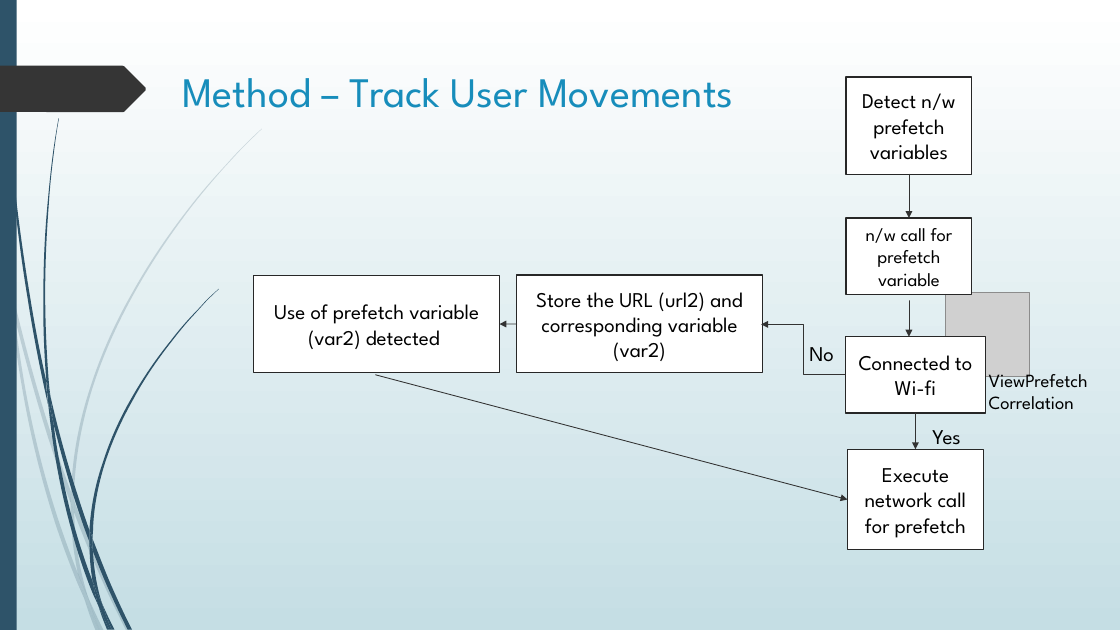
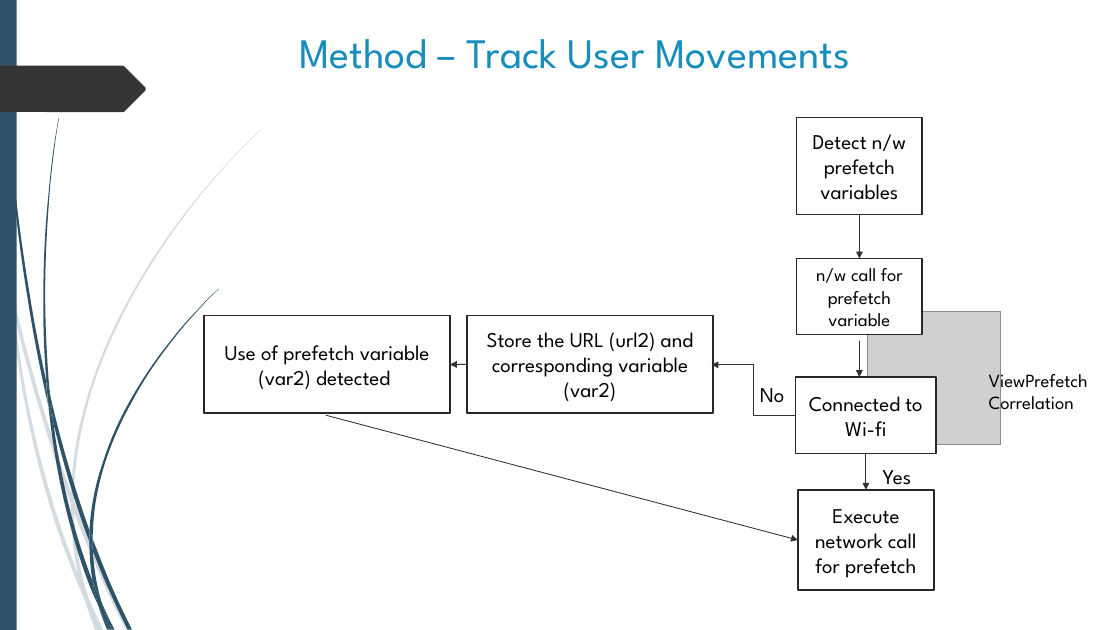
Before and after one commit to shahamish150294/PrefetchProcrastinatorAndroid, a slide deck: slide 7 of Prefetch Procrastinator Final Presentation.pptx (slide 13 before the commit). Drawn at 1120x630 pixels with LibreOffice and Linux fonts; fonts in the diff are those of the drawing; grey boxes stand for pictures. Boxes give left, top, right and bottom in pixels: in the first picture for what was removed or moved away, otherwise in the second. Text is boxed around its words. In the diff, an @@ line names an element or a change of style, - is before the commit and + after.

```diff
--- a/Prefetch Procrastinator Final Presentation.pptx
+++ b/Prefetch Procrastinator Final Presentation.pptx
@@ background gradient #FFFFFF to #C5DEE5 to #FFFFFF @@
@@ title "Method – Track User Movements": place and size @@
-title "Method – Track User Movements" at (182, 78, 733, 108)
+title "Method – Track User Movements" at (299, 39, 850, 69)
@@ title "Method – Track User Movements" at (299, 39, 850, 69): alignment left to centre @@
@@ picture: place and size @@
-picture at (946, 293, 1030, 377)
+picture at (868, 312, 1001, 444)
@@ 6 rectangles, 5 arrows, 2 texts, 1 elbow arrow: place and size @@
-6 rectangles, 5 arrows, 2 texts, 1 elbow arrow at (254, 77, 986, 550)
+6 rectangles, 5 arrows, 2 texts, 1 elbow arrow at (204, 118, 936, 591)
```
Also in this commit, not shown: 14 other slides changed, 6 slides removed.
